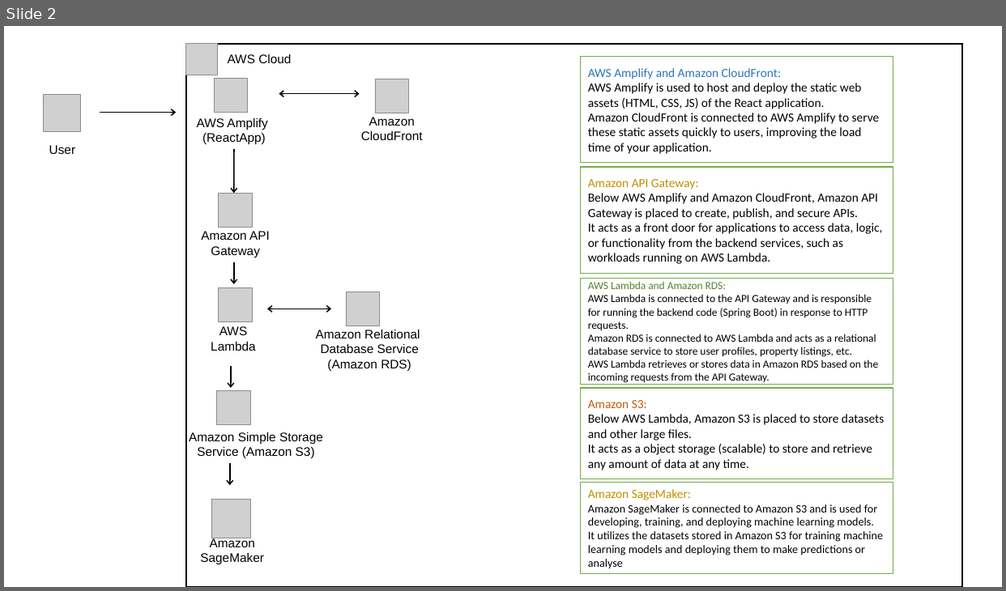
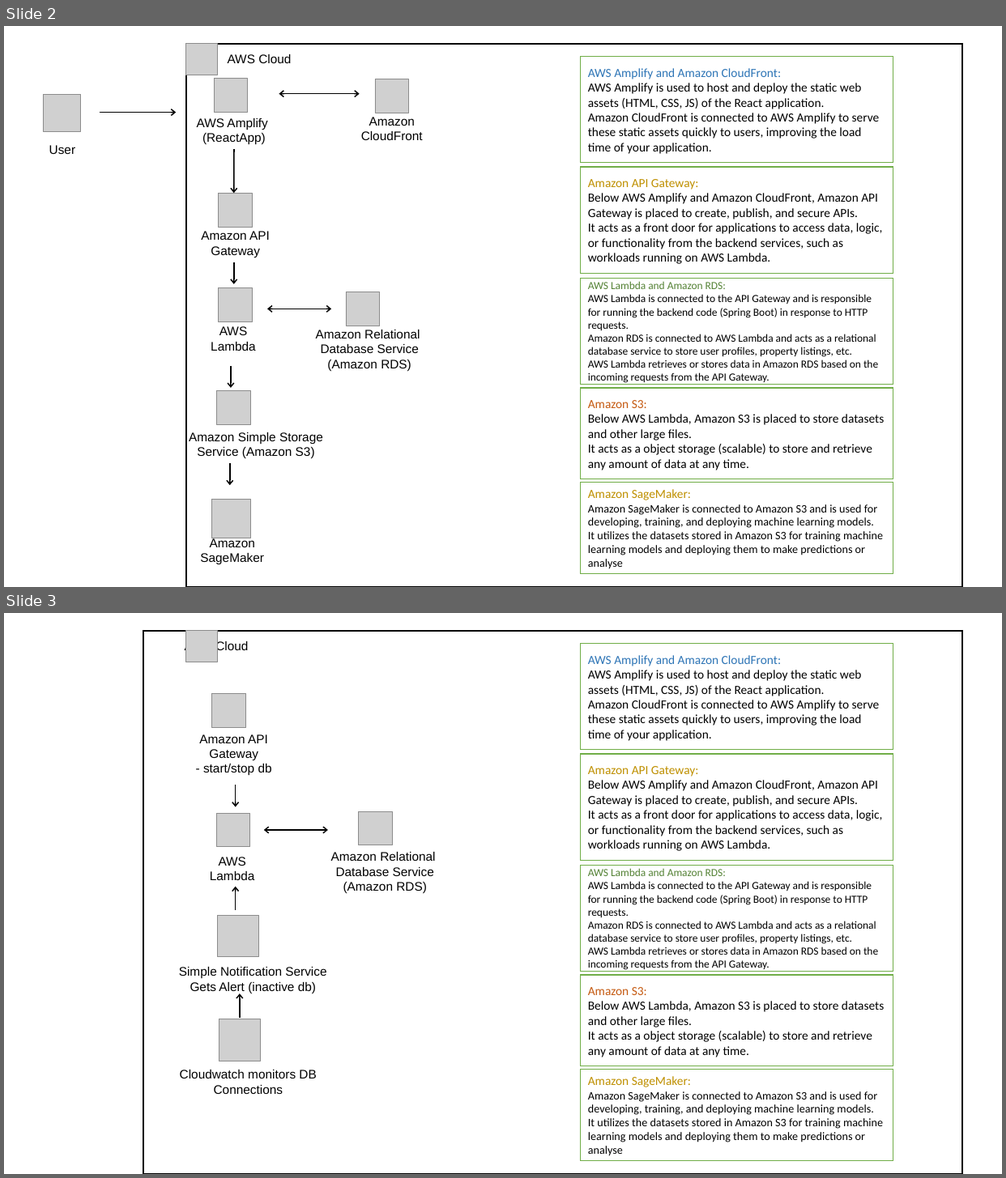
Before and after one commit to oisintheginger/mscfinalproject, a slide deck: Documents/nishant_research/Presentations/GroupProjectDeploymentInfrastructure.pptx. Shown one above the other, each under a label of ours: slide 2 before the commit, slides 2 and 3 after it. The pictures are 1006x591 and 1006x1178 pixels, drawn with LibreOffice and Linux fonts; fonts in the diff are those of the drawing; grey boxes stand for pictures. Boxes give left, top, right and bottom in pixels: in the first picture for what was removed or moved away, otherwise in the second. Text is boxed around its words. In the diff, an @@ line names an element or a change of style, - is before the commit and + after.

Commit message:
Created a mini architecture for DB.

```diff
--- a/Documents/nishant_research/Presentations/GroupProjectDeploymentInfrastructure.pptx
+++ b/Documents/nishant_research/Presentations/GroupProjectDeploymentInfrastructure.pptx
@@ slide 3 added at (4, 613, 1002, 1174), background #FFFFFF @@
@@ rectangle added at (143, 631, 963, 1174), outline #000000 1.25 pt, 12 pt, text #000000 @@
+AWS Cloud
@@ picture added at (186, 631, 217, 662) @@
@@ rectangle added at (581, 644, 893, 750), fill #FFFFFF, outline #70AD47 1 pt, 12 pt, text #000000 @@
+AWS Amplify and Amazon CloudFront:
+AWS Amplify is used to host and deploy the static web assets (HTML, CSS, JS) of the React application.
+Amazon CloudFront is connected to AWS Amplify to serve these static assets quickly to users, improving the load time of your application.
@@ picture added at (212, 694, 246, 727) @@
@@ text added at (199, 735, 272, 776), 12 pt, text #000000 @@
+Amazon API Gateway
+- start/stop db
@@ rectangle added at (581, 754, 893, 860), fill #FFFFFF, outline #70AD47 1 pt, 12 pt, text #000000 @@
+Amazon API Gateway:
+Below AWS Amplify and Amazon CloudFront, Amazon API Gateway is placed to create, publish, and secure APIs.
+It acts as a front door for applications to access data, logic, or functionality from the backend services, such as workloads running on AWS Lambda.
@@ arrow added from (236, 786) to (236, 807), #000000 1.25 pt @@
@@ picture added at (216, 813, 250, 846) @@
@@ double arrow added from (264, 830) to (328, 830), #000000 1.25 pt @@
@@ picture added at (359, 811, 393, 845) @@
@@ text added at (331, 852, 435, 894), 12 pt, text #000000 @@
+Amazon Relational
+Database Service
+(Amazon RDS)
@@ text added at (210, 857, 255, 880), 12 pt, text #000000 @@
+AWS Lambda
@@ rectangle added at (581, 865, 893, 972), fill #FFFFFF, outline #70AD47 1 pt, 10.5 pt, text #000000 @@
+AWS Lambda and Amazon RDS:
+AWS Lambda is connected to the API Gateway and is responsible for running the backend code (Spring Boot) in response to HTTP requests.
+Amazon RDS is connected to AWS Lambda and acts as a relational database service to store user profiles, property listings, etc.
+AWS Lambda retrieves or stores data in Amazon RDS based on the incoming requests from the API Gateway.
@@ arrow added from (236, 910) to (236, 886), #000000 1.25 pt @@
@@ picture added at (217, 915, 259, 957) @@
@@ text added at (179, 967, 326, 994), 12 pt, text #000000 @@
+Simple Notification Service
+Gets Alert (inactive db)
@@ rectangle added at (581, 975, 893, 1067), fill #FFFFFF, outline #70AD47 1 pt, 12 pt, text #000000 @@
+Amazon S3:
+Below AWS Lambda, Amazon S3 is placed to store datasets and other large files.
+It acts as a object storage (scalable) to store and retrieve any amount of data at any time.
@@ arrow added from (240, 1018) to (240, 994), #000000 1.25 pt @@
@@ picture added at (219, 1020, 261, 1062) @@
@@ text added at (180, 1070, 316, 1094), 12 pt, text #000000 @@
+Cloudwatch monitors DB Connections
@@ rectangle added at (581, 1070, 893, 1161), fill #FFFFFF, outline #70AD47 1 pt, 11 pt, text #000000 @@
+Amazon SageMaker:
+Amazon SageMaker is connected to Amazon S3 and is used for developing, training, and deploying machine learning models.
+It utilizes the datasets stored in Amazon S3 for training machine learning models and deploying them to make predictions or analyse
```
